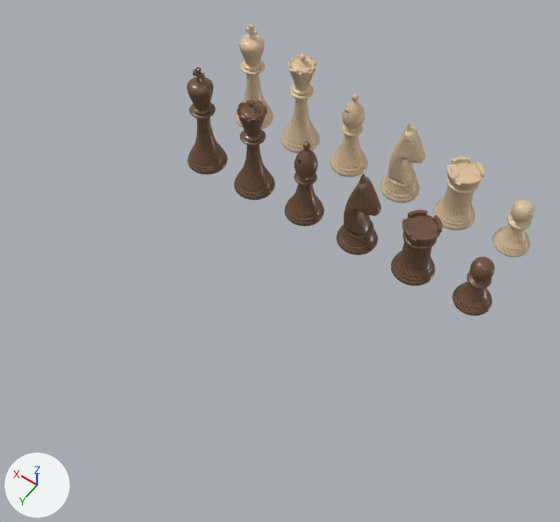
Renders of the Blender file blender/chess_set.blend from each side of a commit.
Camera for both pictures: a 50 mm camera at (-3.64, 7.53, 8.46) aimed at (-0.06, 2.52, 0.58). Arrows for +X, +Y and +Z are at lower left; the lights stay in place. The first picture is the older version.

Script lines for the objects in view, before the commit:
```python
me_king = bpy.data.meshes.new('king')
me_king.from_pydata(...)  # 4929 vertices, 4909 faces; spans x -0.31..0.31, y -0.31..0.31, z 0.0..1.75
me_king.polygons.foreach_set('use_smooth', [True] * 4909)
me_king.materials.append(None)
me_pawn = bpy.data.meshes.new('pawn')
me_pawn.from_pydata(...)  # 2690 vertices, 2736 faces; spans x -0.26..0.26, y -0.26..0.26, z 0.0..0.83
me_pawn.polygons.foreach_set('use_smooth', [True] * 2736)
me_pawn.materials.append(None)
ob_black_king = bpy.data.objects.new('black-king', me_king)
ob_black_king.location = (2.25, 1.2, 0.0)
ob_black_king.material_slots[0].link = 'OBJECT'; ob_black_king.material_slots[0].material = mat_wood_black
ob_white_king = bpy.data.objects.new('white-king', me_king)
ob_white_king.location = (2.25, 0.0, 0.0)
ob_white_king.material_slots[0].link = 'OBJECT'; ob_white_king.material_slots[0].material = mat_wood_white
ob_white_pawn = bpy.data.objects.new('white-pawn', me_pawn)
ob_white_pawn.location = (-2.25, 0.0, 0.0)
ob_white_pawn.material_slots[0].link = 'OBJECT'; ob_white_pawn.material_slots[0].material = mat_wood_white
# also in view: 'white-knight' at (-0.45, 0.0, 0.65); 'black-pawn' at (-2.25, 1.2, 0.41); 'white-bishop' at (0.45, 0.0, 0.68); 'black-bishop' at (0.45, 1.2, 0.68); 'black-knight' at (-0.45, 1.2, 0.65)
```
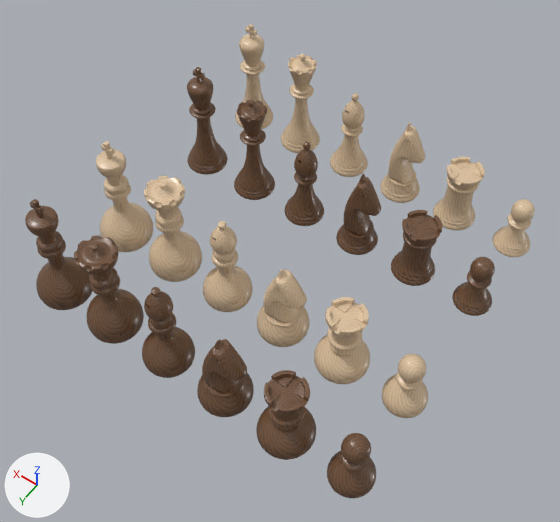
Patch to the scene script:
```diff
--- a/blender/chess_set.blend.py
+++ b/blender/chess_set.blend.py
@@ ob_bell_black_king @@
+ob_bell_black_king = bpy.data.objects.new('bell-black-king', me_bell_king)  # 4274 vertices, 4322 faces; spans x -0.37..0.37, y -0.37..0.37, z 0.0..1.75
+ob_bell_black_king.location = (2.25, 4.2, 0.0)
+ob_bell_black_king.material_slots[0].link = 'OBJECT'; ob_bell_black_king.material_slots[0].material = mat_wood_black
@@ ob_bell_black_queen @@
+ob_bell_black_queen = bpy.data.objects.new('bell-black-queen', me_bell_queen)  # 5970 vertices, 5824 faces; spans x -0.36..0.36, y -0.36..0.36, z 0.0..1.58
+ob_bell_black_queen.location = (1.35, 4.2, 0.0)
+ob_bell_black_queen.material_slots[0].link = 'OBJECT'; ob_bell_black_queen.material_slots[0].material = mat_wood_black
@@ ob_bell_black_bishop @@
+ob_bell_black_bishop = bpy.data.objects.new('bell-black-bishop', me_bell_bishop)  # 4239 vertices, 4250 faces; spans x -0.33..0.33, y -0.33..0.33, z 0.0..1.44
+ob_bell_black_bishop.location = (0.45, 4.2, 0.0)
+ob_bell_black_bishop.material_slots[0].link = 'OBJECT'; ob_bell_black_bishop.material_slots[0].material = mat_wood_black
@@ ob_bell_black_knight @@
+ob_bell_black_knight = bpy.data.objects.new('bell-black-knight', me_bell_knight)  # 5920 vertices, 9762 faces; spans x -0.34..0.34, y -0.34..0.34, z 0.0..1.186
+ob_bell_black_knight.location = (-0.45, 4.2, 0.0)
+ob_bell_black_knight.material_slots[0].link = 'OBJECT'; ob_bell_black_knight.material_slots[0].material = mat_wood_black
@@ ob_bell_black_rook @@
+ob_bell_black_rook = bpy.data.objects.new('bell-black-rook', me_bell_rook)  # 3041 vertices, 3019 faces; spans x -0.35..0.35, y -0.35..0.35, z 0.0..1.05
+ob_bell_black_rook.location = (-1.35, 4.2, 0.0)
+ob_bell_black_rook.material_slots[0].link = 'OBJECT'; ob_bell_black_rook.material_slots[0].material = mat_wood_black
@@ ob_bell_black_pawn @@
+ob_bell_black_pawn = bpy.data.objects.new('bell-black-pawn', me_bell_pawn)  # 2162 vertices, 2208 faces; spans x -0.278..0.278, y -0.278..0.278, z 0.0..0.9
+ob_bell_black_pawn.location = (-2.25, 4.2, 0.0)
+ob_bell_black_pawn.material_slots[0].link = 'OBJECT'; ob_bell_black_pawn.material_slots[0].material = mat_wood_black
@@ ob_bell_white_king @@
+ob_bell_white_king = bpy.data.objects.new('bell-white-king', me_bell_king)  # 4274 vertices, 4322 faces; spans x -0.37..0.37, y -0.37..0.37, z 0.0..1.75
+ob_bell_white_king.location = (2.25, 3.0, 0.0)
+ob_bell_white_king.material_slots[0].link = 'OBJECT'; ob_bell_white_king.material_slots[0].material = mat_wood_white
@@ ob_bell_white_queen @@
+ob_bell_white_queen = bpy.data.objects.new('bell-white-queen', me_bell_queen)  # 5970 vertices, 5824 faces; spans x -0.36..0.36, y -0.36..0.36, z 0.0..1.58
+ob_bell_white_queen.location = (1.35, 3.0, 0.0)
+ob_bell_white_queen.material_slots[0].link = 'OBJECT'; ob_bell_white_queen.material_slots[0].material = mat_wood_white
@@ ob_bell_white_bishop @@
+ob_bell_white_bishop = bpy.data.objects.new('bell-white-bishop', me_bell_bishop)  # 4239 vertices, 4250 faces; spans x -0.33..0.33, y -0.33..0.33, z 0.0..1.44
+ob_bell_white_bishop.location = (0.45, 3.0, 0.0)
+ob_bell_white_bishop.material_slots[0].link = 'OBJECT'; ob_bell_white_bishop.material_slots[0].material = mat_wood_white
@@ ob_bell_white_knight @@
+ob_bell_white_knight = bpy.data.objects.new('bell-white-knight', me_bell_knight)  # 5920 vertices, 9762 faces; spans x -0.34..0.34, y -0.34..0.34, z 0.0..1.186
+ob_bell_white_knight.location = (-0.45, 3.0, 0.0)
+ob_bell_white_knight.material_slots[0].link = 'OBJECT'; ob_bell_white_knight.material_slots[0].material = mat_wood_white
@@ ob_bell_white_rook @@
+ob_bell_white_rook = bpy.data.objects.new('bell-white-rook', me_bell_rook)  # 3041 vertices, 3019 faces; spans x -0.35..0.35, y -0.35..0.35, z 0.0..1.05
+ob_bell_white_rook.location = (-1.35, 3.0, 0.0)
+ob_bell_white_rook.material_slots[0].link = 'OBJECT'; ob_bell_white_rook.material_slots[0].material = mat_wood_white
@@ ob_bell_white_pawn @@
+ob_bell_white_pawn = bpy.data.objects.new('bell-white-pawn', me_bell_pawn)  # 2162 vertices, 2208 faces; spans x -0.278..0.278, y -0.278..0.278, z 0.0..0.9
+ob_bell_white_pawn.location = (-2.25, 3.0, 0.0)
+ob_bell_white_pawn.material_slots[0].link = 'OBJECT'; ob_bell_white_pawn.material_slots[0].material = mat_wood_white
```

Boxes [x1, y1, x2, y2] around the edits, measured in the pictures (560 x 522 px):
'bell-black-queen', added (brown)
    after: [74, 235, 144, 344]
'bell-black-rook', added (brown)
    after: [256, 370, 316, 460]
'bell-white-queen', added (beige)
    after: [144, 175, 202, 282]
'bell-black-king', added (brown)
    after: [25, 199, 92, 310]
'bell-white-rook', added (beige)
    after: [314, 297, 370, 384]
'bell-white-king', added (beige)
    after: [96, 141, 153, 252]
'bell-black-knight', added (brown)
    after: [197, 339, 254, 417]
'bell-black-bishop', added (brown)
    after: [142, 287, 195, 378]
'bell-white-knight', added (beige)
    after: [257, 269, 309, 347]
'bell-white-bishop', added (beige)
    after: [203, 221, 253, 312]
'bell-black-pawn', added (brown)
    after: [327, 433, 376, 498]
'bell-white-pawn', added (beige)
    after: [382, 354, 428, 418]
